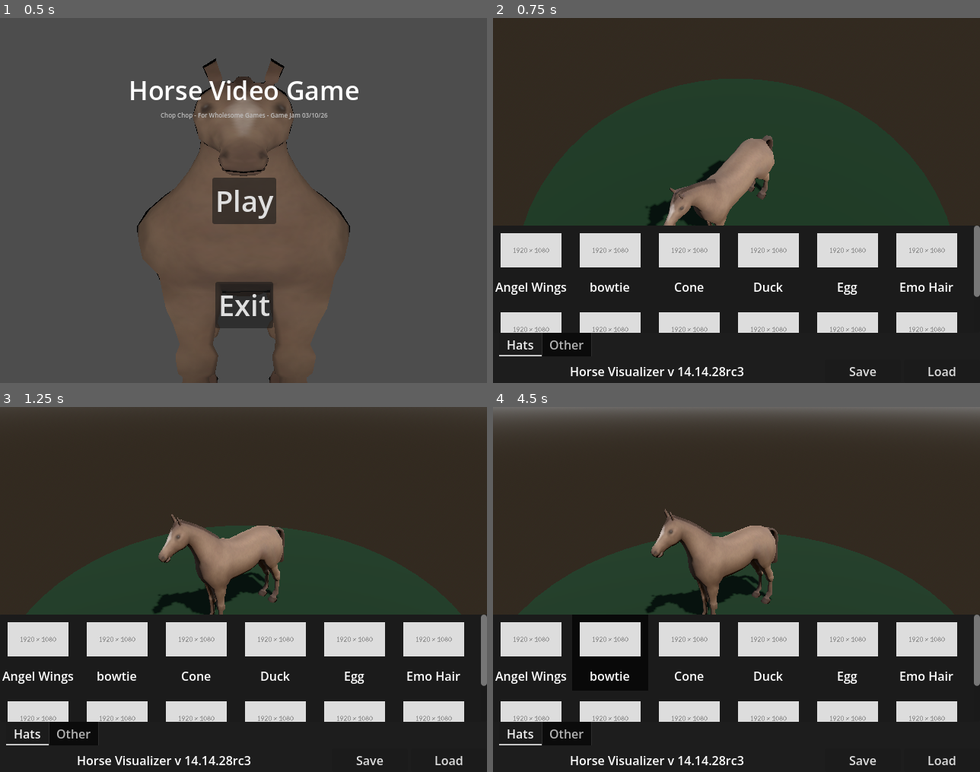
Above: before the commit, frames 1-4 (two rows, left to right).
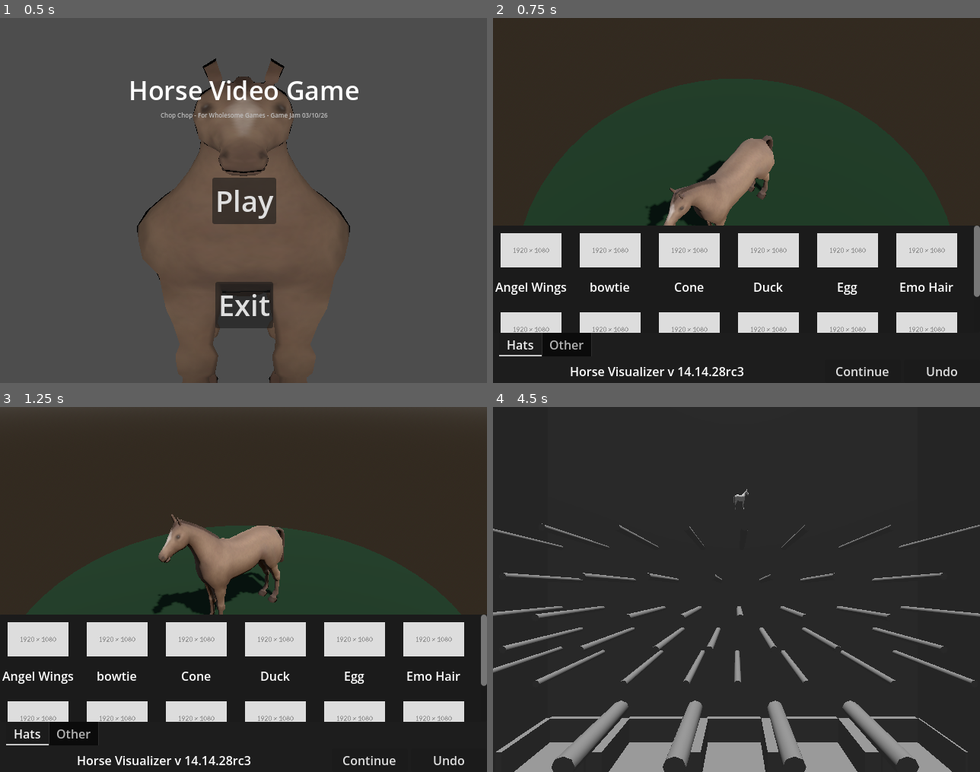
Above: after the commit, the same moments.

Repository: lukewhitingdev/gamejam-Bradys-Day-Out
Game: Godot game, scene res://Maps/MainMenuMap.tscn
Same seed, same stepped clock (60 frames per second), same inputs: the game is played once before the commit and once after it. The engine's default icon, where the game draws it, is replaced by a stand-in: a white triangle on a blue panel in a dark square.
Inputs (mouse positions are in pixels of both pictures, inside the frame that each line leads up to):
- Up to frame 1 (0.5 s): no input
- Up to frame 2 (0.75 s): click "Play" at 0.5 s
- Up to frame 3 (1.25 s): no input
- Up to frame 4 (4.5 s): click "Save" (after the commit: "Continue") at 1.25 s; click (941, 761) at 2 s, where only the run before the commit has a clickable "Load"; move the mouse to (736, 680) at 2.77 s; press the mouse at (736, 680) at 2.78 s; hold D (move_right) 2.78-3.53 s; move the mouse to (531, 651) at 3.52 s; release the mouse at (531, 651) at 3.53 s; hold A (move_left) 3.53-4.28 s; right-click (531, 651) at 3.6 s; click (531, 651) at 3.67 s; move the mouse to (609, 651) at 4.27 s; press the mouse at (609, 651) at 4.28 s; hold D (move_right) from 4.28 s (still down)

Frame 1 is identical in both runs. In frame 2, 0.3% of the frame differs, in the area x 70-96%, y 95-99%; in frame 3, 0.3%; in frame 4, 34%, in the area x 0-100%, y 0-100%.

Commit message:
Add horse accessories working on plinko and paper toss

Diff:
--- a/app/chopchop/GameObjects/PaperTossHorse.tscn
+++ b/app/chopchop/GameObjects/PaperTossHorse.tscn
@@ -2,6 +2,7 @@
 
 [ext_resource type="Script" uid="uid://et2a6aigsvui" path="res://GameObjects/paper_toss_horse.gd" id="1_verj2"]
 [ext_resource type="PackedScene" uid="uid://h8ih6btjqpfd" path="res://Models/horse.fbx" id="2_4axhr"]
+[ext_resource type="Script" uid="uid://c6cds0b3r0r87" path="res://GameObjects/player_horse_mesh_collection.gd" id="3_4axhr"]
 
 [sub_resource type="SphereShape3D" id="SphereShape3D_xcrvh"]
 
@@ -11,6 +12,7 @@
 
 [node name="horse" parent="." unique_id=546345079 instance=ExtResource("2_4axhr")]
 transform = Transform3D(-4.374508e-07, 0, 5.8426156, 0, 8.407569, 0, -10.007709, 0, -2.5538887e-07, 0.018257678, 0.25260353, -0.07150924)
+script = ExtResource("3_4axhr")
 
 [node name="CollisionShape3D" type="CollisionShape3D" parent="." unique_id=1725602663]
 transform = Transform3D(1, 0, 0, 0, 1, 0, 0, 0, 1, 0, 0.1796, 0)
--- a/app/chopchop/GameObjects/PlinkoHorse.tscn
+++ b/app/chopchop/GameObjects/PlinkoHorse.tscn
@@ -2,6 +2,7 @@
 
 [ext_resource type="Script" uid="uid://d4c3xiy0tv1vv" path="res://GameObjects/plinko_horse.gd" id="1_hx2us"]
 [ext_resource type="PackedScene" uid="uid://h8ih6btjqpfd" path="res://Models/horse.fbx" id="2_8qvu0"]
+[ext_resource type="Script" uid="uid://c6cds0b3r0r87" path="res://GameObjects/player_horse_mesh_collection.gd" id="3_udwmk"]
 
 [sub_resource type="SphereShape3D" id="SphereShape3D_xcrvh"]
 
@@ -11,6 +12,7 @@
 
 [node name="horse" parent="." unique_id=546345079 instance=ExtResource("2_8qvu0")]
 transform = Transform3D(-4.374508e-07, 0, 5.8426156, 0, 8.407569, 0, -10.007709, 0, -2.5538887e-07, 0.018257678, 0.25260353, -0.07150924)
+script = ExtResource("3_udwmk")
 
 [node name="CollisionShape3D" type="CollisionShape3D" parent="." unique_id=1725602663]
 transform = Transform3D(1, 0, 0, 0, 1, 0, 0, 0, 1, 0, 0.1796, 0)
--- a/app/chopchop/GameObjects/player_horse_mesh_collection.gd
+++ b/app/chopchop/GameObjects/player_horse_mesh_collection.gd
@@ -22,12 +22,25 @@
 	for AccessoryData in Horsinator4000mk7.HorseAccessories:
 		_add_accessory(AccessoryData)
 
+func _remove_last_accessory() -> void:
+	if !AddedHorseAccessoriesNodes.is_empty():
+		AddedHorseAccessoriesNodes.back().queue_free()
+		AddedHorseAccessoriesNodes.pop_back()
+		AddedHorseAccessories.pop_back()
+
 func _add_accessory(Data: HorseAccessoryData) -> void:
-	AddedHorseAccessories.push_back(Data)
 	var scene = load(Data.AccessoryPath)
 	var instance = scene.instantiate()
 	add_child(instance)
-	instance.global_transform = Data.AccessoryTransform
+	instance.add_to_group("Accessories")
+	if !Data.bUseLocalTransform:
+		instance.global_transform = Data.AccessoryTransform
+		Data.AccessoryTransform = instance.transform
+		Data.bUseLocalTransform = true
+	else:
+		instance.transform = Data.AccessoryTransform
+
+	AddedHorseAccessories.push_back(Data)
 	AddedHorseAccessoriesNodes.push_back(instance)
 
 func _save_horse() -> void:
--- a/app/chopchop/Scripts/HorseAccessoryData.gd
+++ b/app/chopchop/Scripts/HorseAccessoryData.gd
@@ -2,3 +2,4 @@
 
 @export var AccessoryPath: String
 @export var AccessoryTransform: Transform3D
+@export var bUseLocalTransform: bool = false
--- a/app/chopchop/UI/Components/Footer/SaveFooter.tscn
+++ b/app/chopchop/UI/Components/Footer/SaveFooter.tscn
@@ -27,13 +27,14 @@
 custom_maximum_size = Vector2(100, -1)
 layout_mode = 2
 size_flags_horizontal = 3
-text = "Save"
+text = "Continue
+"
 
 [node name="Button2" type="Button" parent="." unique_id=1095981818]
 custom_maximum_size = Vector2(100, -1)
 layout_mode = 2
 size_flags_horizontal = 3
-text = "Load
+text = "Undo
 "
 
 [connection signal="gui_input" from="RichTextLabel" to="RichTextLabel" method="_on_gui_input"]
--- a/app/chopchop/UI/Components/Footer/save_footer.gd
+++ b/app/chopchop/UI/Components/Footer/save_footer.gd
@@ -2,6 +2,7 @@
 
 func _on_button_pressed() -> void:
 	get_tree().get_first_node_in_group("HorseGroup")._save_horse()
+	get_tree().change_scene_to_file("res://Maps/Plinko.tscn")
 
 func _on_button_2_pressed() -> void:
-	get_tree().get_first_node_in_group("HorseGroup")._load_horse()
+	get_tree().get_first_node_in_group("HorseGroup")._remove_last_accessory()
--- a/app/chopchop/UI/main_menu_canvas.gd
+++ b/app/chopchop/UI/main_menu_canvas.gd
@@ -8,4 +8,4 @@
 	get_tree().change_scene_to_file("res://Maps/DressupMap.tscn")
 
 func _on_exit_button_pressed() -> void:
-	pass # Replace with function body.
+	pass
--- a/app/chopchop/project.godot
+++ b/app/chopchop/project.godot
@@ -30,6 +30,7 @@
 [global_group]
 
 HorseGroup=""
+Accessories=""
 
 [input]
 
